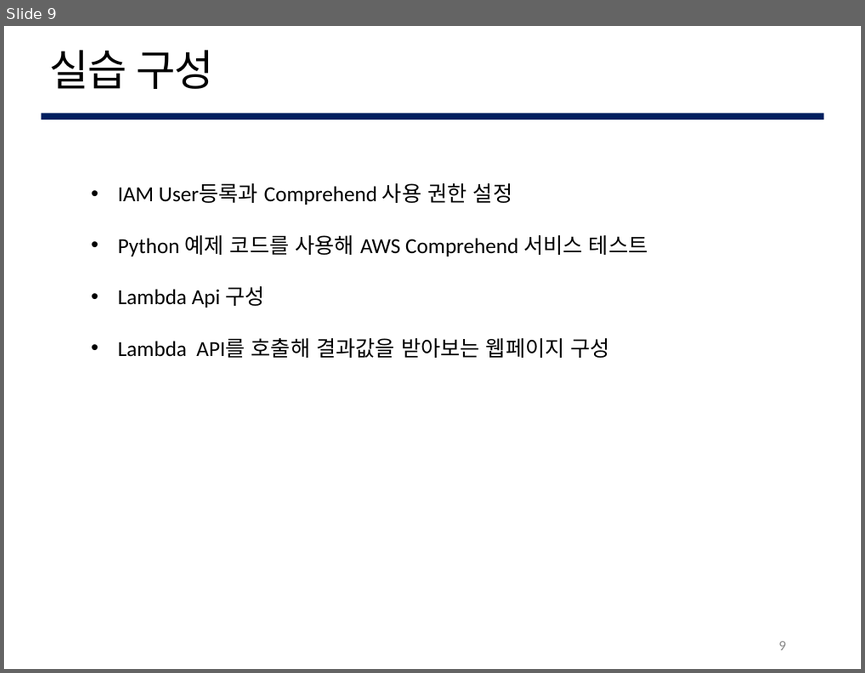
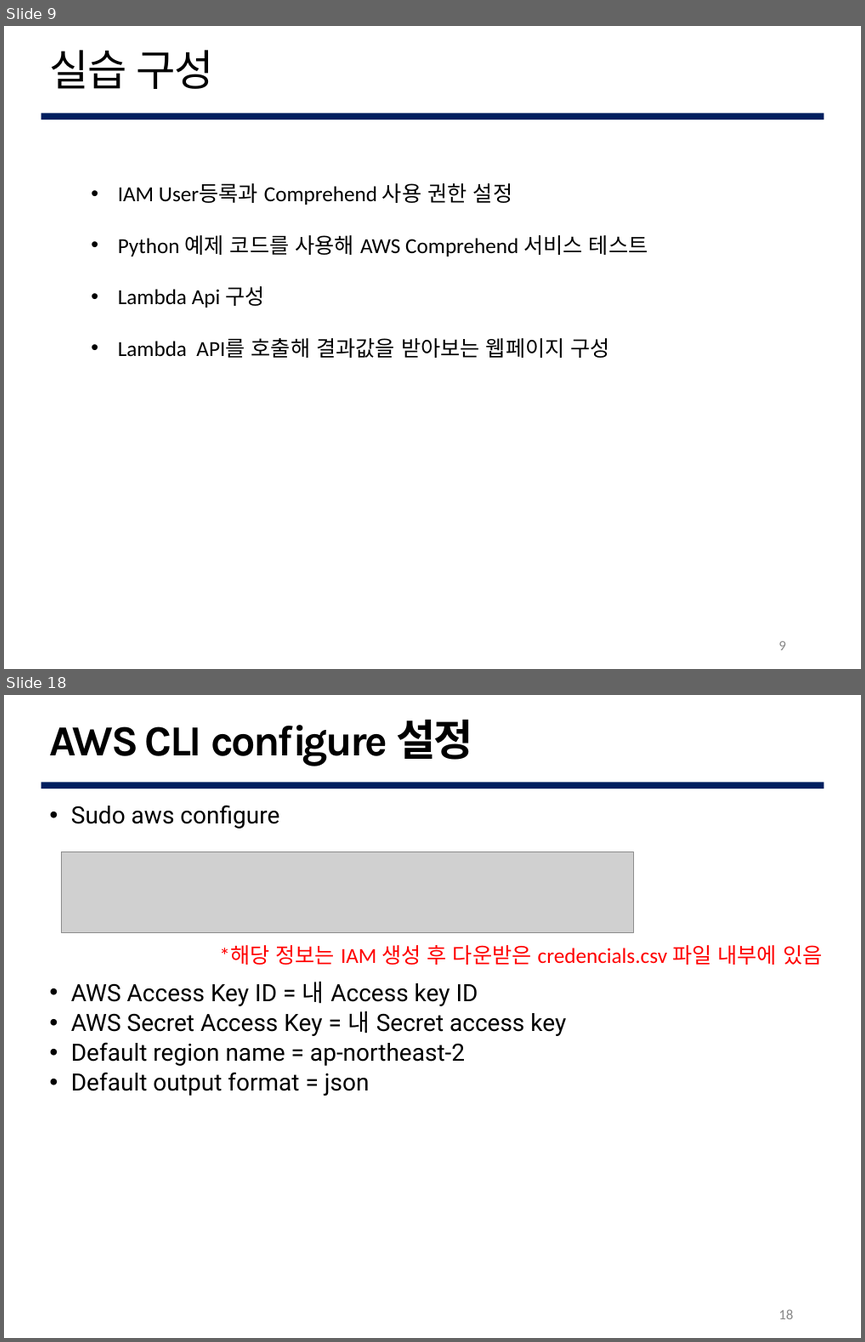
Before and after one commit to lee95292/AWS_Comprehend_onUse, a slide deck: sildes/AWS_Comprehend.pptx. Shown one above the other, each under a label of ours: slide 9 before the commit, slides 9 and 18 after it; the slides between them are not shown. The pictures are 865x673 and 865x1342 pixels, drawn with LibreOffice and Linux fonts; fonts in the diff are those of the drawing; grey boxes stand for pictures; background and template pictures are left out. Boxes give left, top, right and bottom in pixels: in the first picture for what was removed or moved away, otherwise in the second. Text is boxed around its words. In the diff, an @@ line names an element or a change of style, - is before the commit and + after.

```diff
--- a/sildes/AWS_Comprehend.pptx
+++ b/sildes/AWS_Comprehend.pptx
@@ slide 18 added at (4, 695, 861, 1338), background #FFFFFF; not listed: 1 template element that a slide beside it also shows @@
@@ text added at (50, 719, 473, 766), 36 pt, text #000000, bold @@
+AWS CLI configure 설정
@@ text added at (71, 805, 279, 828), 20 pt, text #000000 @@
+• Sudo aws configure
@@ picture added at (62, 851, 634, 932) @@
@@ text added at (219, 945, 822, 964), 18 pt, text #FF0000 @@
+*해당 정보는 IAM 생성 후 다운받은 credencials.csv 파일 내부에 있음
@@ text added at (71, 981, 566, 1095), 20 pt, text #000000 @@
+• AWS Access Key ID = 내 Access key ID
+• AWS Secret Access Key = 내 Secret access key
+• Default region name = ap-northeast-2
+• Default output format = json
@@ page number added at (778, 1309, 793, 1319), 12 pt, text #888888 @@
+18
```
Also in this commit, not shown: 2 slides changed, 6 other slides added, 41 slides removed.
